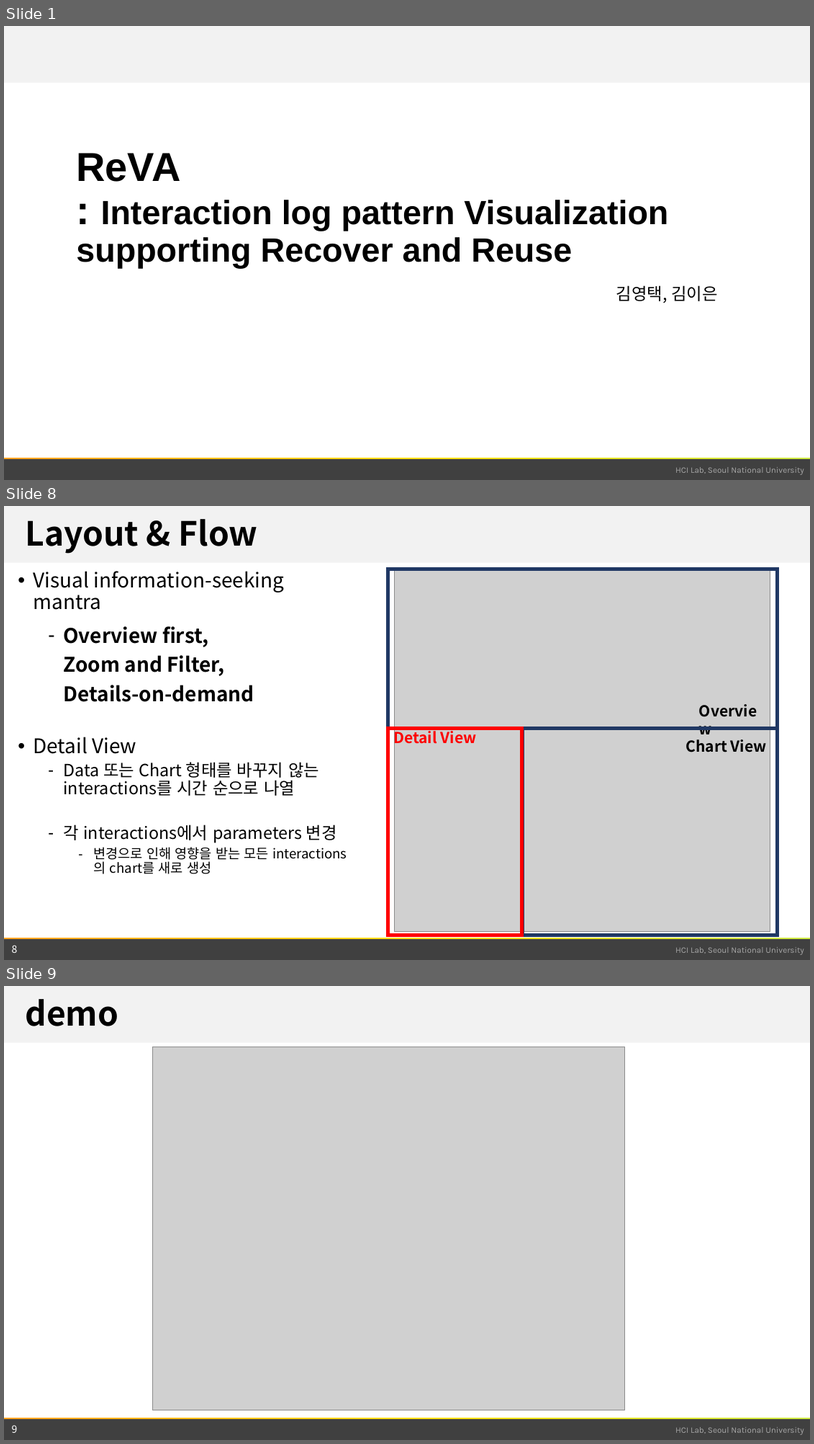
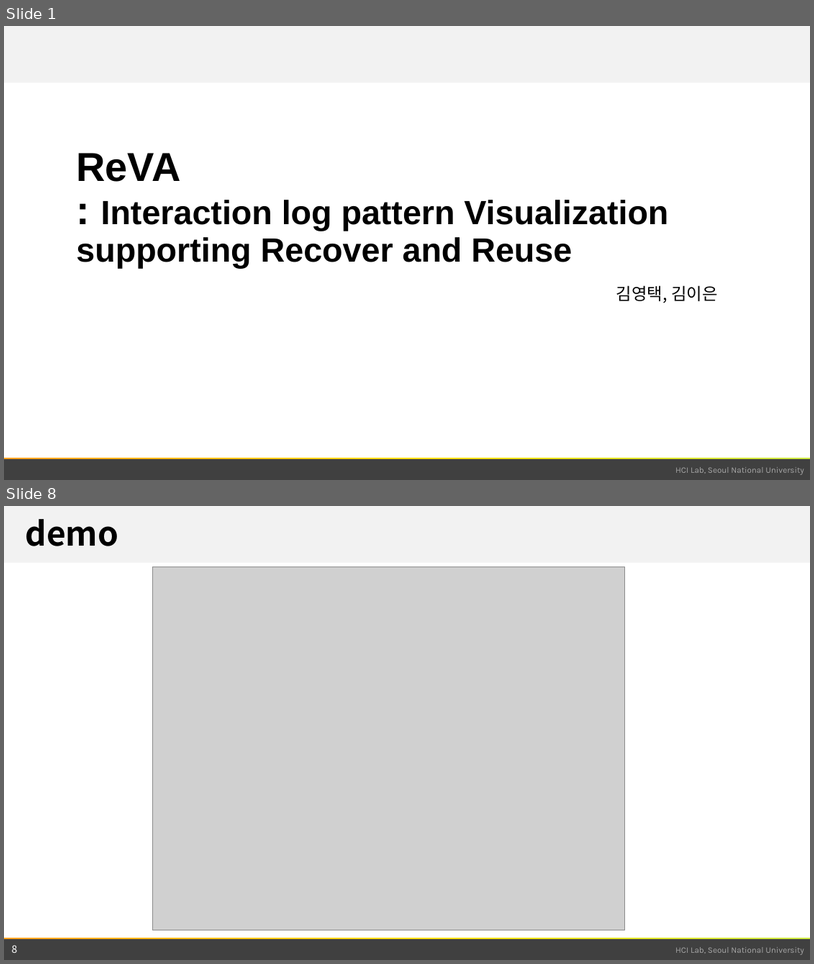
Before and after one commit to snu-infovis-2017/ReVA, a slide deck: term_project.pptx. Shown one above the other, each under a label of ours: slides 1, 8 and 9 before the commit, slides 1 and 8 after it; the slides between them are not shown. The pictures are 814x1444 and 814x964 pixels, drawn with LibreOffice and Linux fonts; fonts in the diff are those of the drawing; grey boxes stand for pictures; background and template pictures are left out. Boxes give left, top, right and bottom in pixels: in the first picture for what was removed or moved away, otherwise in the second. Text is boxed around its words. In the diff, an @@ line names an element or a change of style, - is before the commit and + after.

```diff
--- a/term_project.pptx
+++ b/term_project.pptx
@@ slide 8 removed at [4,506,810,960], background #FFFFFF; not listed: 4 template elements that a slide beside it also shows @@
@@ title removed at [25,519,257,554] @@
-Layout & Flow
@@ rectangle removed at [388,569,778,728] @@
@@ picture removed at [395,569,771,931] @@
@@ text removed at [33,571,337,874] @@
-• Visual information-seeking mantra
-  – Overview first,
-    Zoom and Filter,
-    Details-on-demand
-• Detail View
-  – Data 또는 Chart 형태를 바꾸지 않는 interactions를 시간 순으로 나열
-  – 각 interactions에서 parameters 변경
-    – 변경으로 인해 영향을 받는 모든 interactions의 chart를 새로 생성
@@ text removed at [694,698,774,723] @@
-Overview
@@ rectangle removed at [388,728,522,936] @@
@@ text removed at [394,728,477,746] @@
-Detail View
@@ rectangle removed at [522,728,778,936] @@
@@ text removed at [687,739,767,752] @@
-Chart View
@@ page number removed at [12,944,18,952] @@
-8
@@ what was slide 9 is now slide 8 @@
```
Also in this commit, not shown: 5 slides changed, 4 slides added, 6 other slides removed.
